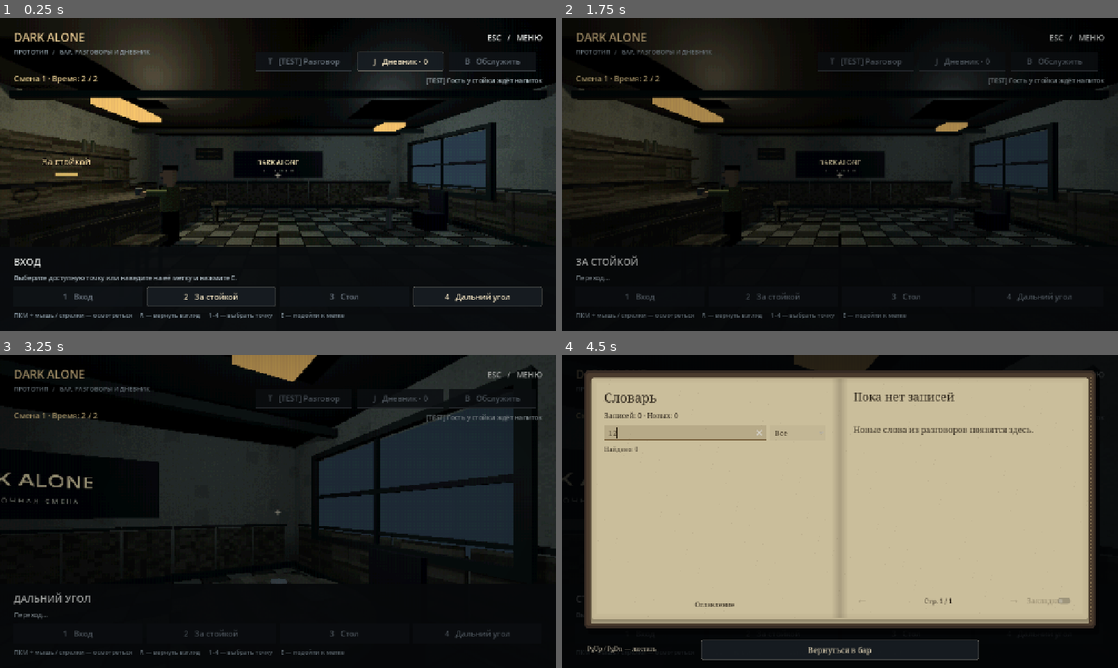
Above: before the commit, frames 1-4 (two rows, left to right).
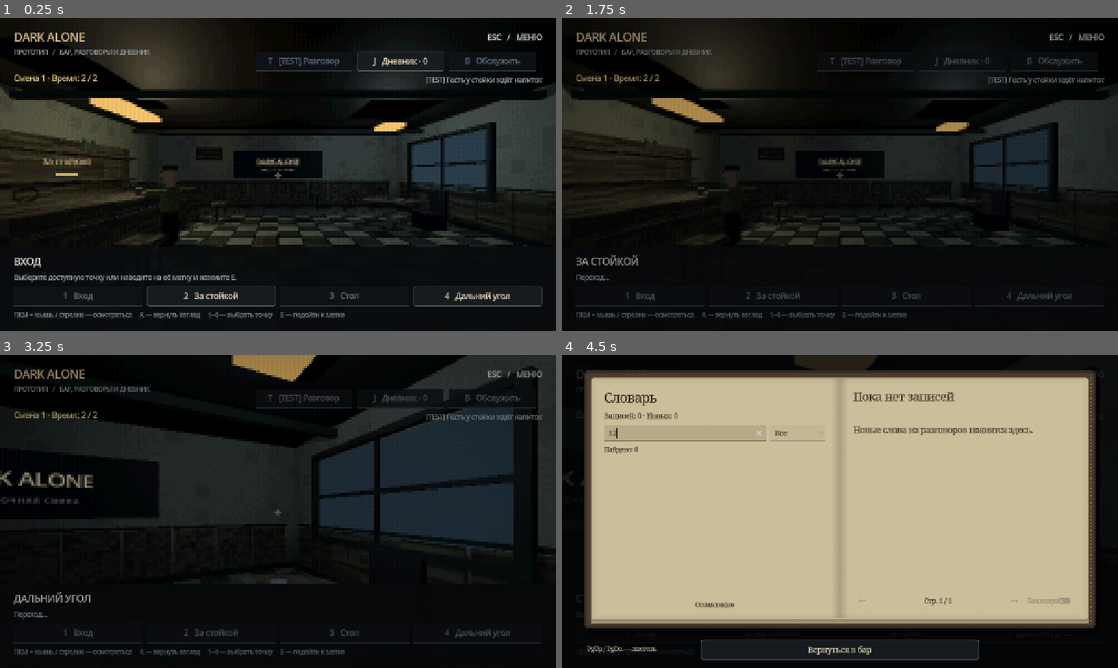
Above: after the commit, the same moments.

Repository: ZetMGC/Dark-Alone
Game: Godot game, scene res://scenes/main/main.tscn
The game is run twice, just before and just after one commit, with the same random seed, the same clock (stepped at 60 frames per second) and the same inputs.
Inputs (mouse positions are in pixels of both pictures, inside the frame that each line leads up to):
- Up to frame 1 (0.25 s): no input
- Up to frame 2 (1.75 s): click "2 За стойкой" at 0.5 s; click "1 Вход" at 1.25 s
- Up to frame 3 (3.25 s): click "4 Дальний угол" at 2 s; click "3 Стол" at 2.75 s
- Up to frame 4 (4.5 s): click "J Дневник · 0" at 3.5 s; click (684, 433) at 4.27 s; type "12" at 4.35 s

The runs differ from the first frame. In frame 1, 4.7% of the frame differs, in the area x 0-99%, y 4-96%; in frame 2, 1.9%; in frame 3, 2.2%; in frame 4, 1.2%.

Commit message:
fix: scale world detail and fonts with screen resolution

Diff:
--- a/assets/shaders/retro_screen.gdshader
+++ b/assets/shaders/retro_screen.gdshader
@@ -2,10 +2,15 @@
 render_mode unshaded;
 
 uniform sampler2D screen_texture : hint_screen_texture, repeat_disable, filter_nearest;
-uniform float virtual_height = 360.0;
+uniform float virtual_height = 0.0;
+uniform float pixel_block = 2.0;
 
 void fragment() {
-	vec2 grid = vec2(virtual_height * SCREEN_PIXEL_SIZE.y / SCREEN_PIXEL_SIZE.x, virtual_height);
+	// По умолчанию блок имеет постоянный размер в пикселях реального кадра.
+	vec2 grid = 1.0 / (SCREEN_PIXEL_SIZE * max(pixel_block, 1.0));
+	if (virtual_height > 0.0) {
+		grid = vec2(virtual_height * SCREEN_PIXEL_SIZE.y / SCREEN_PIXEL_SIZE.x, virtual_height);
+	}
 	vec2 pixel = floor(SCREEN_UV * grid);
 	vec2 uv = (pixel + 0.5) / grid;
 	vec3 sample_color = textureLod(screen_texture, uv, 0.0).rgb;
--- a/project.godot
+++ b/project.godot
@@ -20,6 +20,10 @@
 [editor]
 
 export/convert_text_resources_to_binary=false
+
+[gui]
+
+theme/default_font_multichannel_signed_distance_field=true
 
 [layer_names]
 
--- a/scenes/ui/book_theme.tres
+++ b/scenes/ui/book_theme.tres
@@ -2,6 +2,7 @@
 
 [sub_resource type="SystemFont" id="Serif"]
 font_names = PackedStringArray("Georgia", "Noto Serif", "Times New Roman")
+multichannel_signed_distance_field = true
 
 [sub_resource type="StyleBoxFlat" id="PaperButton"]
 bg_color = Color(0.22, 0.17, 0.1, 0.05)
--- a/scenes/ui/navigation_hud.tscn
+++ b/scenes/ui/navigation_hud.tscn
@@ -223,6 +223,27 @@
 button_pressed = true
 tooltip_text = "Пиксельное изображение и мягкая виньетка. Текст интерфейса остаётся чётким."
 
+[node name="ImageDetailRow" type="HBoxContainer" parent="Screen/Menu/Center/Content/SettingsScroll/Settings"]
+layout_mode = 2
+
+[node name="Label" type="Label" parent="Screen/Menu/Center/Content/SettingsScroll/Settings/ImageDetailRow"]
+layout_mode = 2
+size_flags_horizontal = 3
+text = "Детализация мира"
+
+[node name="ImageDetail" type="OptionButton" parent="Screen/Menu/Center/Content/SettingsScroll/Settings/ImageDetailRow"]
+unique_name_in_owner = true
+layout_mode = 2
+tooltip_text = "Под экран — блок 2 пикселя. Чёткая — каждый пиксель. Классическая — 360 строк."
+item_count = 3
+selected = 0
+popup/item_0/text = "Под экран"
+popup/item_0/id = 0
+popup/item_1/text = "Чёткая"
+popup/item_1/id = 1
+popup/item_2/text = "Классическая"
+popup/item_2/id = 2
+
 [node name="AmbienceLabel" type="Label" parent="Screen/Menu/Center/Content/SettingsScroll/Settings"]
 unique_name_in_owner = true
 layout_mode = 2
--- a/scripts/presentation/presentation_controller.gd
+++ b/scripts/presentation/presentation_controller.gd
@@ -4,15 +4,18 @@
 
 static var _retro_enabled: bool = true
 static var _ambience_gain: float = 0.35
+static var _image_detail: StringName = &"adaptive"
 static var _hum: AudioStreamWAV
 
 var _retro_control: CheckButton
 var _volume_control: HSlider
 var _volume_label: Label
+var _detail_control: OptionButton
 
 
 func _ready() -> void:
 	$Screen.visible = _retro_enabled
+	_apply_image_detail()
 	if _hum == null:
 		_hum = _make_hum()
 	$Ambience.stream = _hum
@@ -23,6 +26,9 @@
 	_retro_control = hud.get_node("%RetroCheck")
 	_volume_control = hud.get_node("%AmbienceVolume")
 	_volume_label = hud.get_node("%AmbienceLabel")
+	_detail_control = hud.get_node("%ImageDetail")
+	_detail_control.select([&"adaptive", &"native", &"classic"].find(_image_detail))
+	_detail_control.item_selected.connect(func(index: int) -> void: set_image_detail([&"adaptive", &"native", &"classic"][index]))
 	_retro_control.set_pressed_no_signal(_retro_enabled)
 	_volume_control.set_value_no_signal(_ambience_gain)
 	_update_label()
@@ -39,6 +45,26 @@
 
 func is_retro_enabled() -> bool:
 	return _retro_enabled
+
+
+func set_image_detail(value: StringName) -> bool:
+	if value not in [&"adaptive", &"native", &"classic"]:
+		return false
+	_image_detail = value
+	_apply_image_detail()
+	if is_instance_valid(_detail_control):
+		_detail_control.select([&"adaptive", &"native", &"classic"].find(value))
+	return true
+
+
+func get_image_detail() -> StringName:
+	return _image_detail
+
+
+func _apply_image_detail() -> void:
+	var material: ShaderMaterial = $Screen.material
+	material.set_shader_parameter("virtual_height", 360.0 if _image_detail == &"classic" else 0.0)
+	material.set_shader_parameter("pixel_block", 1.0 if _image_detail == &"native" else 2.0)
 
 
 func set_ambience_gain(value: float) -> void:
--- /dev/null
+++ b/tests/image_detail_test.gd
@@ -0,0 +1,114 @@
+extends Node
+
+var _checks: int = 0
+var _failures: int = 0
+
+
+func _ready() -> void:
+	_run.call_deferred()
+
+
+func _expect(value: bool, message: String) -> void:
+	_checks += 1
+	if not value:
+		_failures += 1
+		printerr("FAIL: " + message)
+
+
+func _frame() -> void:
+	await get_tree().create_timer(0.12).timeout
+	await RenderingServer.frame_post_draw
+
+
+func _edges(frame: Image) -> int:
+	var result: int = 0
+	var y := frame.get_height() / 2
+	for x in range(frame.get_width() / 10 + 1, frame.get_width() * 4 / 10):
+		if absf(frame.get_pixel(x, y).r - frame.get_pixel(x - 1, y).r) > 0.2:
+			result += 1
+	return result
+
+
+func _capture(frame: Image, name: String) -> void:
+	for argument in OS.get_cmdline_user_args():
+		if argument.begins_with("--capture-dir="):
+			var folder := argument.trim_prefix("--capture-dir=")
+			DirAccess.make_dir_recursive_absolute(folder)
+			_expect(frame.save_png(folder.path_join("da042_" + name + ".png")) == OK, "Capture " + name)
+
+
+func _run() -> void:
+	if DisplayServer.get_name() == "headless":
+		print("SKIP: image detail pixels require graphical renderer")
+		get_tree().quit()
+		return
+	get_tree().create_timer(35).timeout.connect(func() -> void:
+		printerr("FAIL: image detail timed out")
+		get_tree().quit(1)
+	)
+	JournalPanel.motion_mode = &"off"
+	var main := (load("res://scenes/main/main.tscn") as PackedScene).instantiate()
+	get_tree().root.add_child(main)
+	var rig: AnchorCamera = main.get_node("AnchorCamera")
+	rig.request_move(&"counter")
+	while rig.is_transitioning:
+		await get_tree().process_frame
+	var presentation: PresentationController = main.get_node("Presentation")
+	var session: NarrativeSession = main.get_node("NarrativeSession")
+	for size in [Vector2i(1280, 720), Vector2i(1920, 1080), Vector2i(2560, 1440), Vector2i(3840, 2160), Vector2i(3440, 1440)]:
+		get_window().size = size
+		for detail in [&"classic", &"adaptive", &"native"]:
+			presentation.set_image_detail(detail)
+			await _frame()
+			var frame := get_viewport().get_texture().get_image()
+			_expect(frame.get_size() == size, "Native frame size " + str(size))
+			_capture(frame, "%dx%d_%s" % [size.x, size.y, detail])
+		session.start_dialogue(&"test_guest_intro")
+		session.choose_for_node(&"test_guest_intro", &"opening", &"ask_more")
+		session.open_journal()
+		await _frame()
+		_capture(get_viewport().get_texture().get_image(), "%dx%d_book" % [size.x, size.y])
+		session.close_journal()
+		session.cancel_dialogue()
+	# Синтетическая полосатая мишень проверяет сохранение мелких деталей на GPU.
+	get_window().size = Vector2i(3840, 2160)
+	var target_layer := CanvasLayer.new()
+	target_layer.layer = 1
+	var target := ColorRect.new()
+	target.set_anchors_and_offsets_preset(Control.PRESET_FULL_RECT)
+	var shader := Shader.new()
+	shader.code = "shader_type canvas_item; render_mode unshaded; void fragment() { float stripe = mod(floor(SCREEN_UV.x / SCREEN_PIXEL_SIZE.x / 3.0), 2.0); COLOR = vec4(vec3(stripe), 1.0); }"
+	var target_material := ShaderMaterial.new()
+	target_material.shader = shader
+	target.material = target_material
+	target_layer.add_child(target)
+	add_child(target_layer)
+	var text_layer := CanvasLayer.new()
+	text_layer.layer = 10
+	var paper := ColorRect.new()
+	paper.position = Vector2(16, 16)
+	paper.size = Vector2(400, 70)
+	paper.color = Color(0.05, 0.05, 0.05, 1)
+	var label := Label.new()
+	label.text = "Кириллица · Чёткий текст 4K"
+	label.position = Vector2(12, 12)
+	label.add_theme_font_size_override("font_size", 26)
+	paper.add_child(label)
+	text_layer.add_child(paper)
+	add_child(text_layer)
+	presentation.set_image_detail(&"classic")
+	await _frame()
+	var classic := get_viewport().get_texture().get_image()
+	presentation.set_image_detail(&"adaptive")
+	await _frame()
+	var adaptive := get_viewport().get_texture().get_image()
+	print("INFO: 4K stripe edges classic=%d adaptive=%d" % [_edges(classic), _edges(adaptive)])
+	_expect(_edges(adaptive) > _edges(classic) * 2 + 100, "Adaptive 4K preserves fine stripes lost by fixed 360 lines")
+	# Непрозрачная подложка исключает ожидаемое изменение фона под буквами.
+	var crop := Rect2i(Vector2i(96, 78), Vector2i(1050, 150))
+	_expect(classic.get_region(crop).get_data() == adaptive.get_region(crop).get_data(), "World effect does not pixelate UI text")
+	_expect(session.shift.remaining == 2 and not session.service.served and session.journal.get_entries().size() == 2, "Graphics changes preserve gameplay")
+	presentation.set_image_detail(&"adaptive")
+	JournalPanel.motion_mode = &"full"
+	print("%s: image detail, %d checks, %d failures" % ["PASS" if _failures == 0 else "FAIL", _checks, _failures])
+	get_tree().quit(0 if _failures == 0 else 1)
--- /dev/null
+++ b/tests/image_detail_test.tscn
@@ -0,0 +1,6 @@
+[gd_scene load_steps=2 format=3]
+
+[ext_resource type="Script" path="res://tests/image_detail_test.gd" id="1"]
+
+[node name="ImageDetailTest" type="Node"]
+script = ExtResource("1")
--- a/tests/playthrough_test.gd
+++ b/tests/playthrough_test.gd
@@ -52,6 +52,9 @@
 
 
 func _run() -> void:
+	if "--image-detail-check" in OS.get_cmdline_user_args():
+		get_tree().root.add_child((load("res://tests/image_detail_test.tscn") as PackedScene).instantiate())
+		return
 	if "--display-check" in OS.get_cmdline_user_args():
 		get_tree().root.add_child((load("res://tests/display_test.tscn") as PackedScene).instantiate())
 		return
--- a/tests/presentation_test.gd
+++ b/tests/presentation_test.gd
@@ -32,7 +32,18 @@
 	var state_before := [session.shift.remaining, session.service.served, session.journal.get_entries().size(), rig.current_anchor_id]
 	_expect(presentation.layer < hud.layer and presentation.get_node("Screen").mouse_filter == Control.MOUSE_FILTER_IGNORE, "Effect stays below UI and does not intercept input")
 	_expect(presentation.is_retro_enabled(), "Retro on by default")
+	_expect(presentation.get_image_detail() == &"adaptive", "World detail follows physical pixels by default")
+	var material: ShaderMaterial = presentation.get_node("Screen").material
+	_expect(material.get_shader_parameter("virtual_height") == 0.0 and material.get_shader_parameter("pixel_block") == 2.0, "Adaptive effect does not cap image at 360 lines")
+	_expect(not presentation.set_image_detail(&"bad") and presentation.get_image_detail() == &"adaptive", "Invalid detail cannot change preference")
+	_expect(ProjectSettings.get_setting("gui/theme/default_font_multichannel_signed_distance_field", false), "Default UI and world font use scalable distance fields")
+	var book_font: SystemFont = (load("res://scenes/ui/book_theme.tres") as Theme).default_font
+	_expect(book_font.multichannel_signed_distance_field, "Custom Cyrillic book font also scales sharply")
 	session.open_menu()
+	hud.get_node("%ImageDetail").item_selected.emit(1)
+	_expect(presentation.get_image_detail() == &"native" and material.get_shader_parameter("pixel_block") == 1.0, "Menu selects full pixel detail")
+	presentation.set_image_detail(&"classic")
+	_expect(material.get_shader_parameter("virtual_height") == 360.0, "Classic option preserves old PS1 sampling")
 	hud.get_node("%RetroCheck").button_pressed = false
 	_expect(not presentation.is_retro_enabled() and not presentation.get_node("Screen").visible, "Menu disables entire effect")
 	hud.get_node("%AmbienceVolume").value = 0
@@ -60,6 +71,8 @@
 	presentation = main.get_node("Presentation")
 	_expect(not presentation.is_retro_enabled() and presentation.get_ambience_gain() == 0, "Per-process preferences survive scene replacement")
 	_expect(not main.get_node("NavigationHUD/%RetroCheck").button_pressed and main.get_node("NavigationHUD/%AmbienceVolume").value == 0, "Controls reflect retained preferences")
+	_expect(presentation.get_image_detail() == &"classic" and main.get_node("NavigationHUD/%ImageDetail").selected == 2, "Image detail survives scene replacement")
+	presentation.set_image_detail(&"adaptive")
 	presentation.set_retro_enabled(true)
 	presentation.set_ambience_gain(0.35)
 	main.queue_free()
Not shown, added: tests/image_detail_test.gd.uid
Not shown, changed: README.md
Not shown, changed: docs/ARCHITECTURE.md
Not shown, changed: docs/ART_GUIDE.md
Not shown, changed: docs/BACKLOG.md
Not shown, changed: docs/BUILD.md
Not shown, changed: docs/CONTRACTS.md
Not shown, changed: docs/DISPLAY.md
Not shown, changed: docs/HANDOFF.md
Not shown, added: docs/IMAGE_DETAIL.md
Not shown, changed: docs/PLAYTEST.md
Not shown, changed: docs/STATUS.md
(and 7 more such lines)
